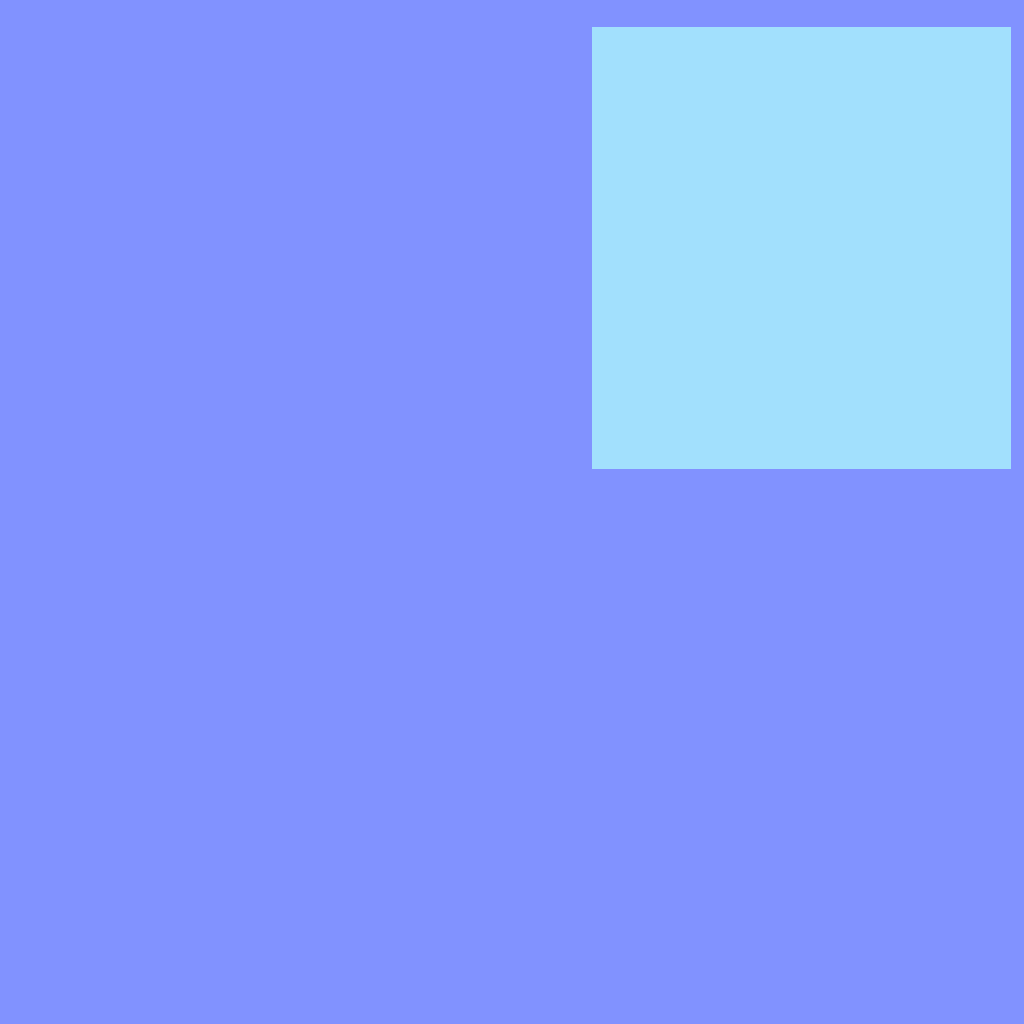
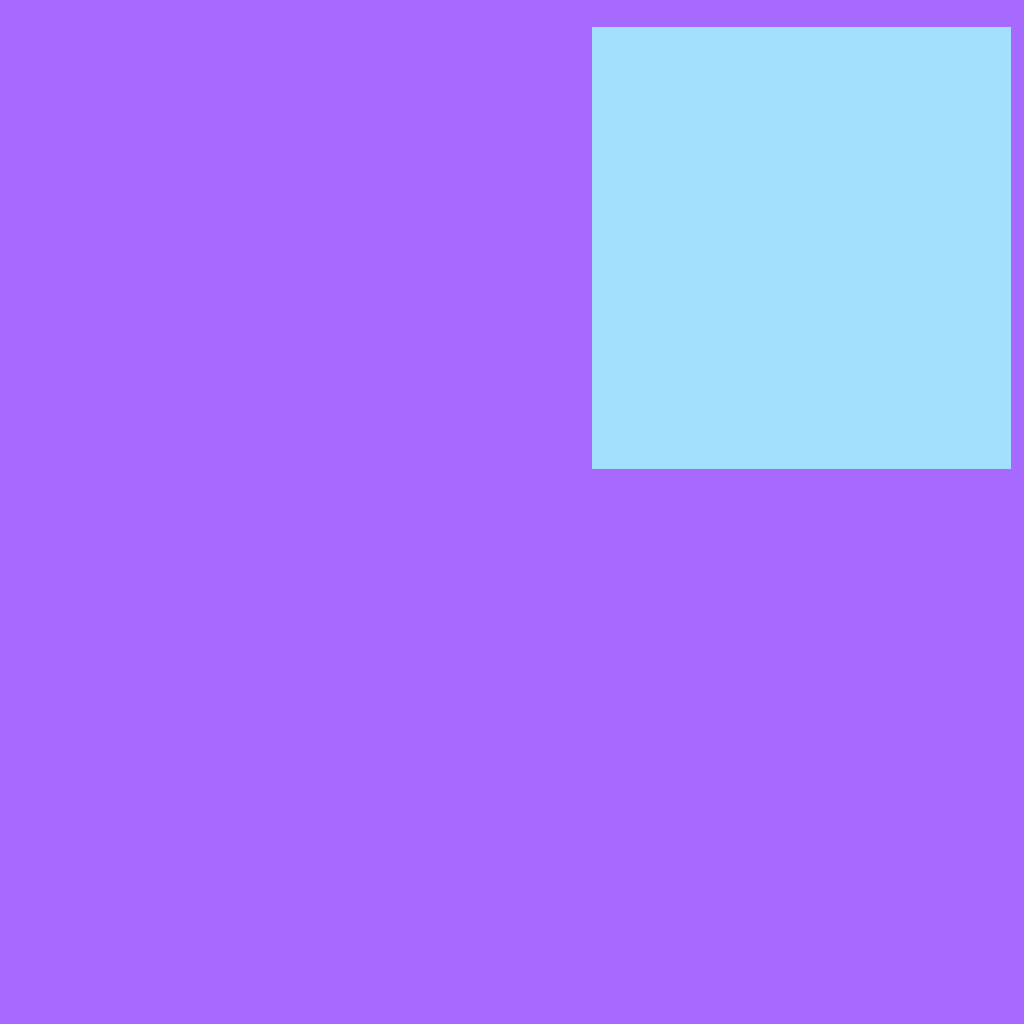
The second w=1024, h=1024 image is a revision of the first. Changes to its layers:
painted on "Layer 5" over [0, 0, 1024, 1024]
